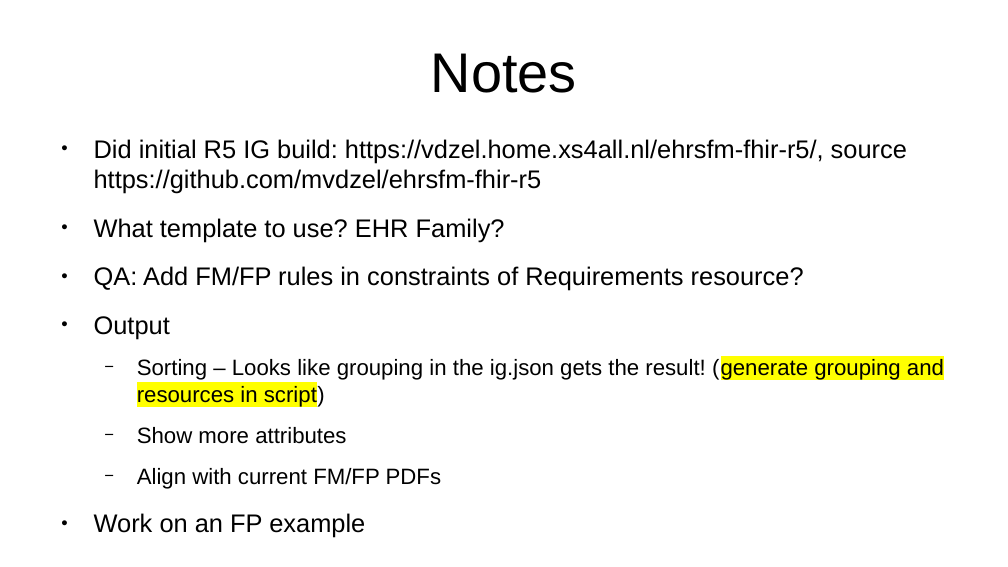
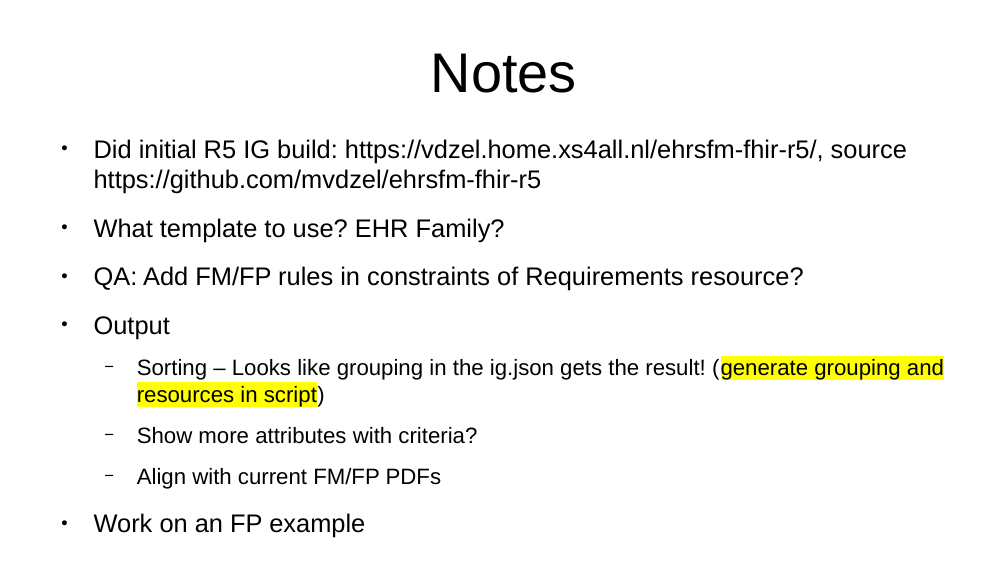
Before and after one commit to mvdzel/ehrsfm-fhir-r5, a slide deck: slide 2 of docs/ehrsfm-tool-fhir_MAY2023.odp. Drawn at 1008x567 pixels with LibreOffice and Linux fonts; fonts in the diff are those of the drawing. Boxes give left, top, right and bottom in pixels: in the first picture for what was removed or moved away, otherwise in the second. Text is boxed around its words. In the diff, an @@ line names an element or a change of style, - is before the commit and + after.

```diff
--- a/docs/ehrsfm-tool-fhir_MAY2023.odp
+++ b/docs/ehrsfm-tool-fhir_MAY2023.odp
@@ text at (137,427,477,444): text changed @@
-  − Show more attributes
+  − Show more attributes with criteria?
```
Also in this commit, not shown: 3 other files.
